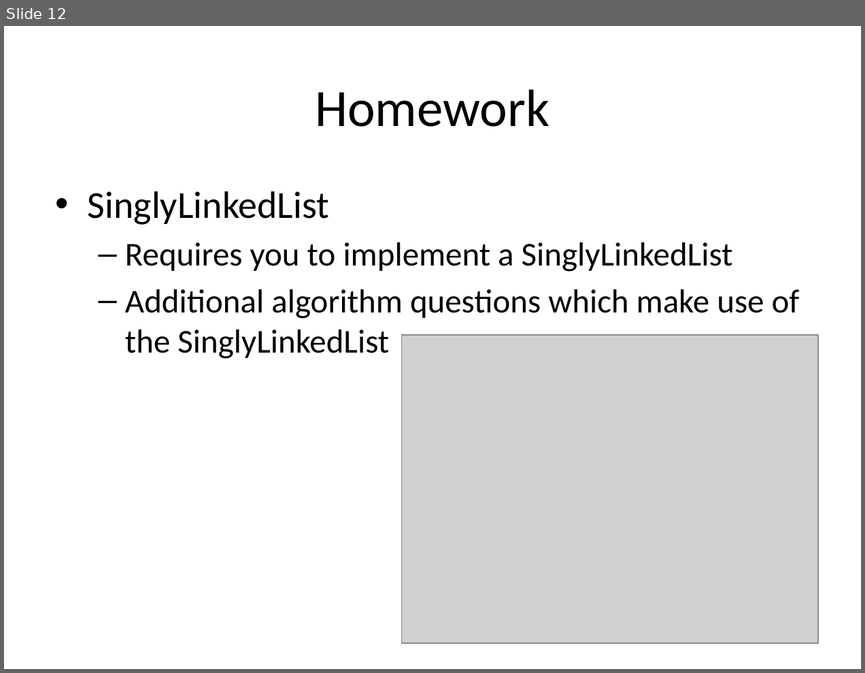
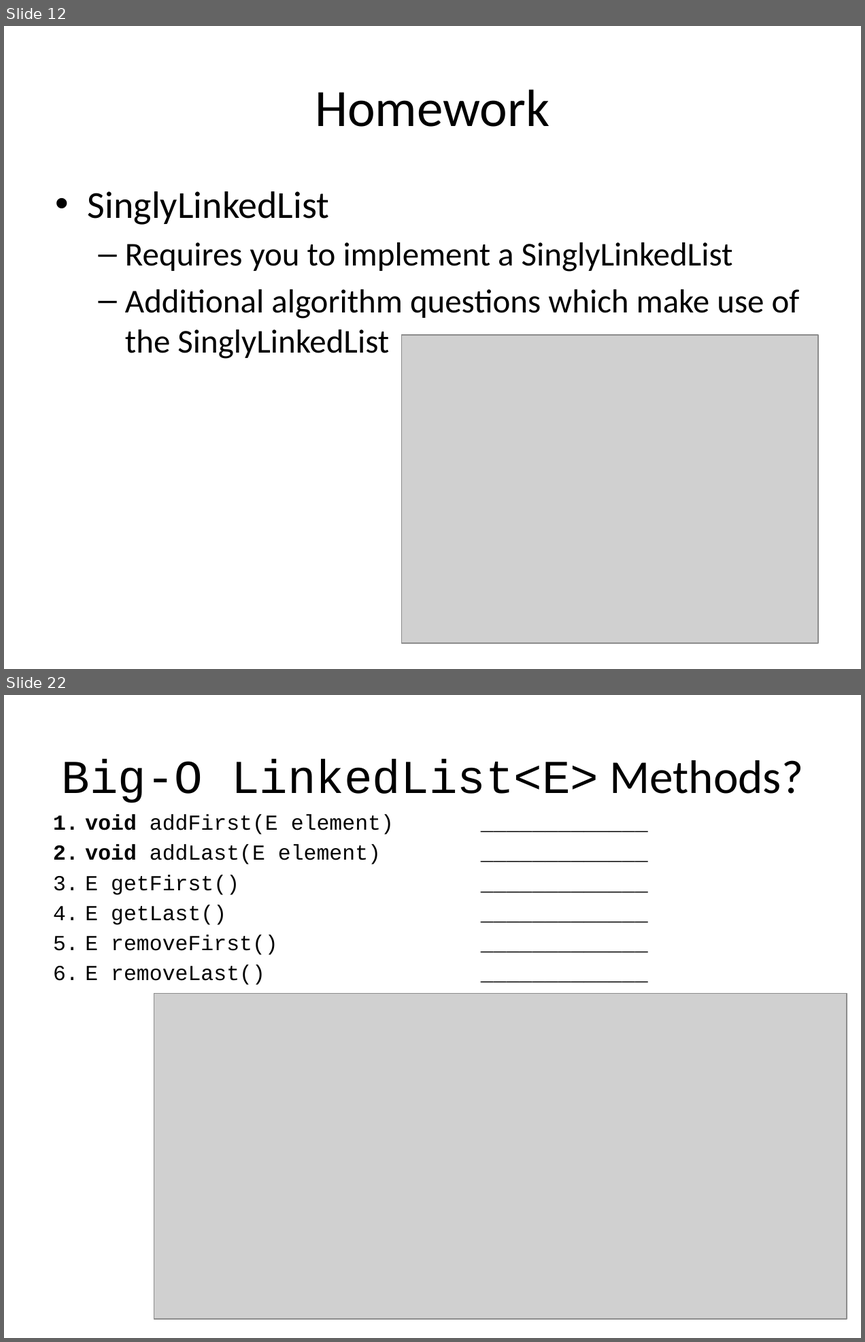
Before and after one commit to RHIT-CSSE/csse220, a slide deck: ClassMaterials/LinkedLists/Slides/LinkedLists.pptx. Shown one above the other, each under a label of ours: slide 12 before the commit, slides 12 and 22 after it; the slides between them are not shown. The pictures are 865x673 and 865x1342 pixels, drawn with LibreOffice and Linux fonts; fonts in the diff are those of the drawing; grey boxes stand for pictures. Boxes give left, top, right and bottom in pixels: in the first picture for what was removed or moved away, otherwise in the second. Text is boxed around its words. In the diff, an @@ line names an element or a change of style, - is before the commit and + after.

Commit message:
updated linked list slides

```diff
--- a/ClassMaterials/LinkedLists/Slides/LinkedLists.pptx
+++ b/ClassMaterials/LinkedLists/Slides/LinkedLists.pptx
@@ slide 22 added at <box>4,695,861,1338</box>, background #FFFFFF @@
@@ title added at <box>62,759,803,803</box>, 39.6 pt, text #000000 @@
+Big-O LinkedList<E> Methods?
@@ text added at <box>85,815,394,985</box>, 18 pt, text #000000 @@
+1. void addFirst(E element) _____________
+2. void addLast(E element) _____________
+3. E getFirst() _____________
+4. E getLast() _____________
+5. E removeFirst() _____________
+6. E removeLast() _____________
@@ picture added at <box>154,993,847,1319</box> @@
```
Also in this commit, not shown: 10 other slides added.
